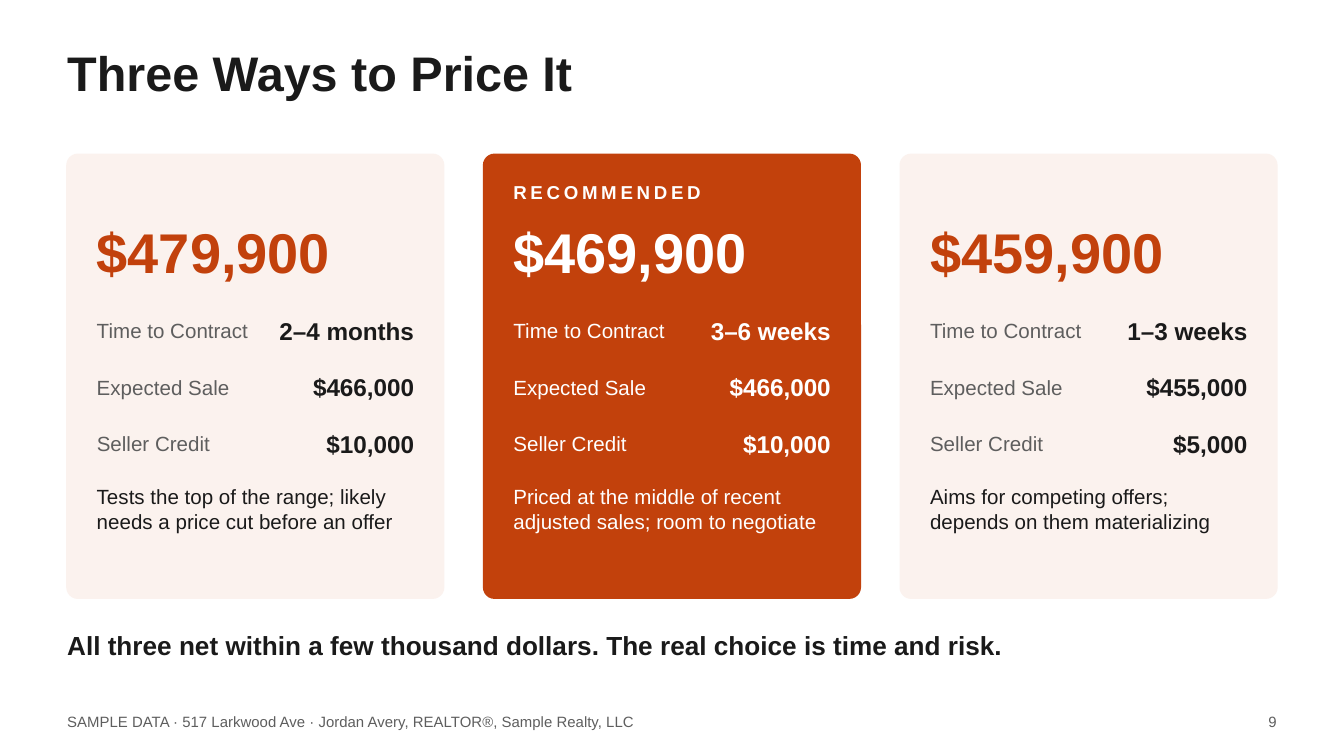
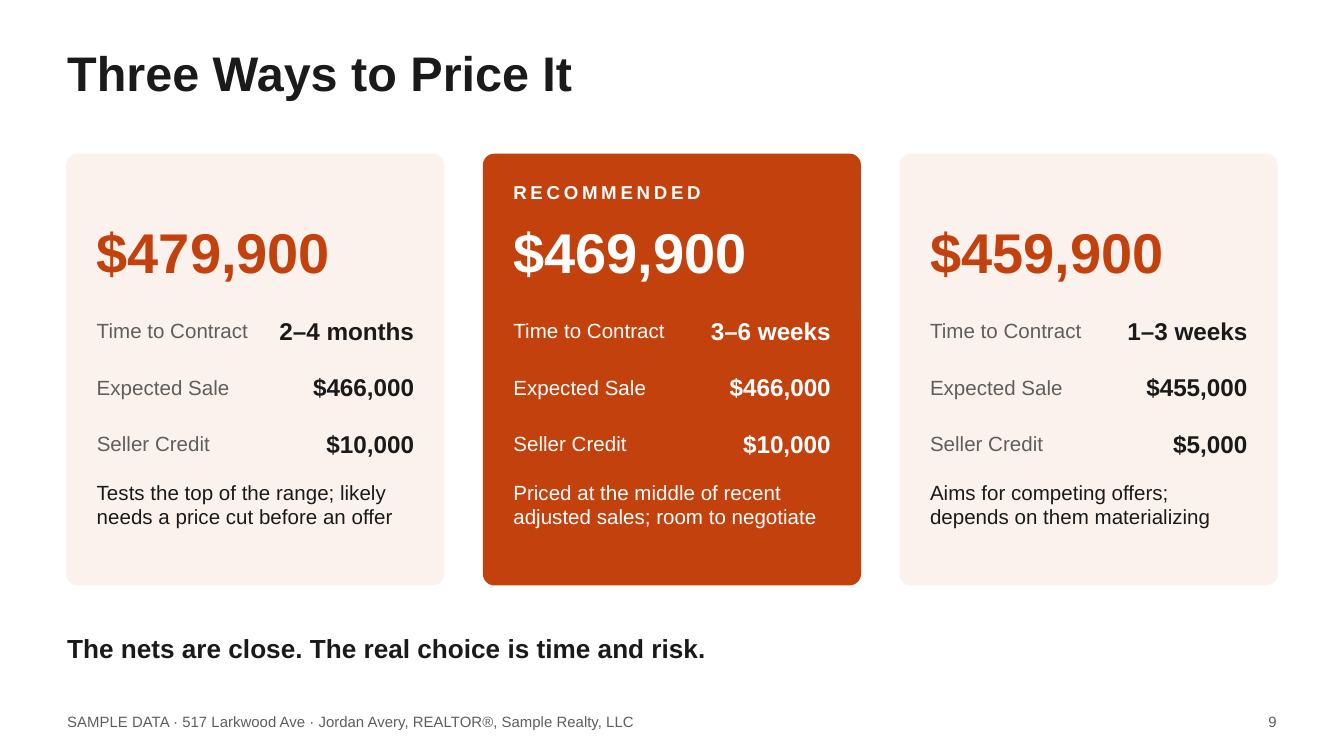
Before and after one commit to axelrivera/real-estate-skills, a slide deck: slide 9 of samples/seller-cma/517-Larkwood-Ave-Listing-Presentation.pptx. Drawn at 1344x756 pixels with LibreOffice and Linux fonts; fonts in the diff are those of the drawing. Boxes give left, top, right and bottom in pixels: in the first picture for what was removed or moved away, otherwise in the second. Text is boxed around its words. In the diff, an @@ line names an element or a change of style, - is before the commit and + after.

```diff
--- a/samples/seller-cma/517-Larkwood-Ave-Listing-Presentation.pptx
+++ b/samples/seller-cma/517-Larkwood-Ave-Listing-Presentation.pptx
@@ rounded rectangle: place and size @@
-rounded rectangle at (67, 155, 444, 598)
+rounded rectangle at (67, 155, 444, 585)
@@ rounded rectangle: place and size @@
-rounded rectangle at (484, 155, 860, 598)
+rounded rectangle at (484, 155, 860, 585)
@@ rounded rectangle: place and size @@
-rounded rectangle at (900, 155, 1277, 598)
+rounded rectangle at (900, 155, 1277, 585)
@@ text "Tests the top of the ...": place and size @@
-text "Tests the top of the ..." at (97, 489, 393, 533)
+text "Tests the top of the ..." at (97, 485, 393, 529)
@@ text "Priced at the middle of ...": place and size @@
-text "Priced at the middle of ..." at (513, 489, 817, 533)
+text "Priced at the middle of ..." at (513, 485, 817, 529)
@@ text "Aims for competing offers; depends ...": place and size @@
-text "Aims for competing offers; depends ..." at (930, 489, 1210, 533)
+text "Aims for competing offers; depends ..." at (930, 485, 1210, 529)
@@ text at (67, 639, 705, 659): text changed @@
-All three net within a few thousand dollars. The real choice is time and risk.
+The nets are close. The real choice is time and risk.
```
Also in this commit, not shown: 13 other slides changed, 49 other files.
